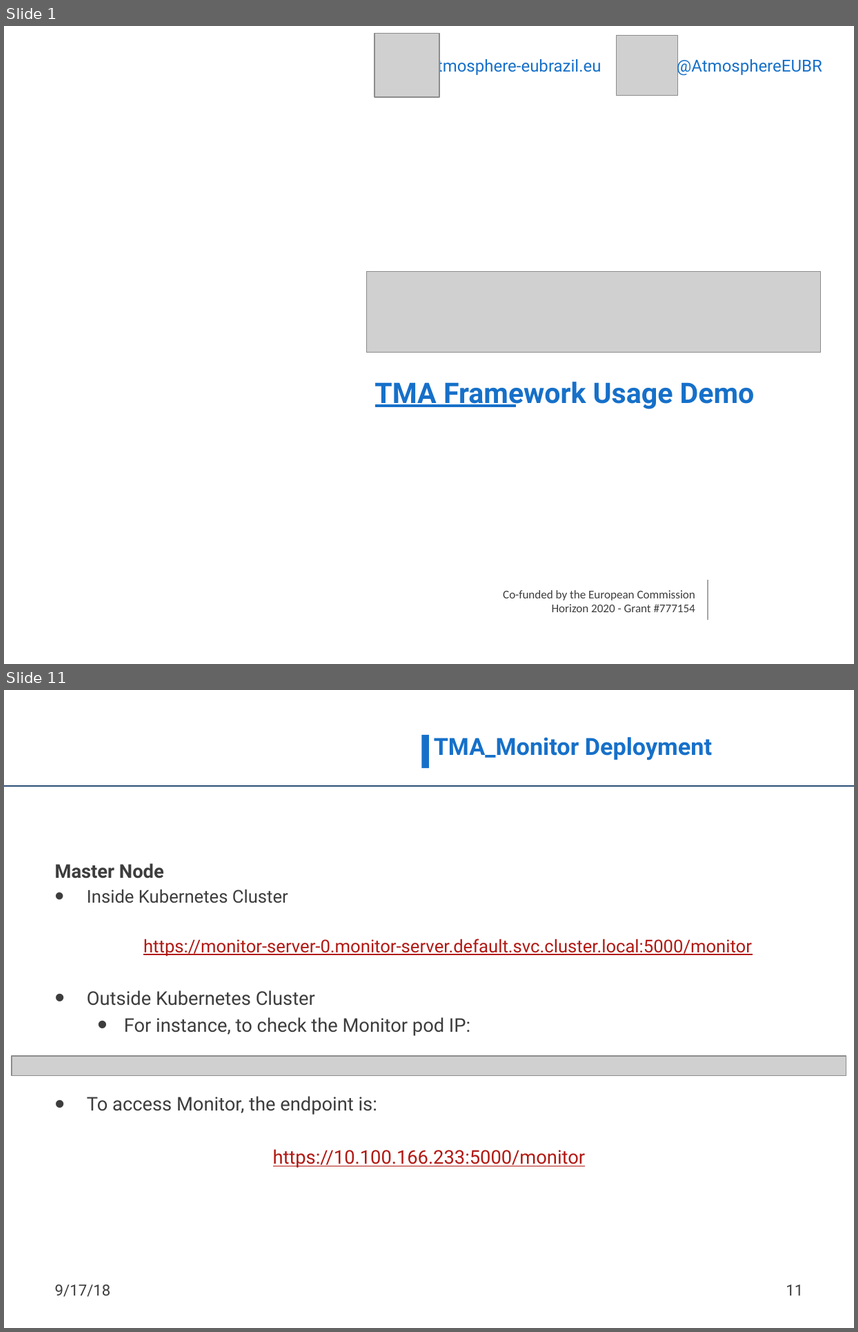
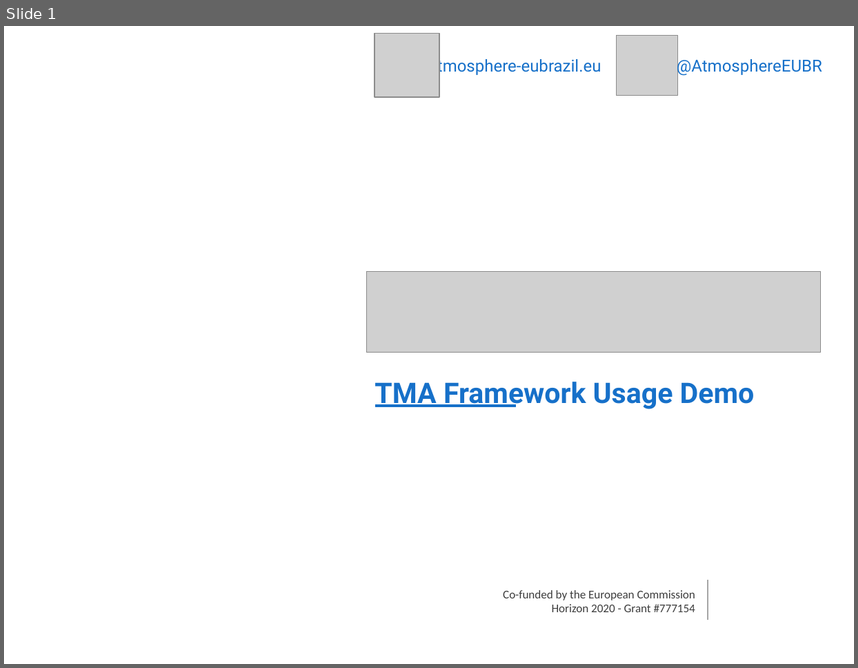
Before and after one commit to nmsa/tma-framework, a slide deck: documents/ATMOSPHERE_TMA_Framework_usage.pptx. Shown one above the other, each under a label of ours: slides 1 and 11 before the commit, slide 1 after it; the slides between them are not shown. The pictures are 858x1332 and 858x668 pixels, drawn with LibreOffice and Linux fonts; fonts in the diff are those of the drawing; grey boxes stand for pictures; background and template pictures are left out. Boxes give left, top, right and bottom in pixels: in the first picture for what was removed or moved away, otherwise in the second. Text is boxed around its words. In the diff, an @@ line names an element or a change of style, - is before the commit and + after.

```diff
--- a/documents/ATMOSPHERE_TMA_Framework_usage.pptx
+++ b/documents/ATMOSPHERE_TMA_Framework_usage.pptx
@@ slide 11 removed at box(4, 690, 854, 1328), background picture (left out) @@
@@ rectangle removed at box(421, 735, 429, 768) @@
@@ title removed at box(434, 737, 712, 760) @@
-TMA_Monitor Deployment
@@ line removed from (4, 786) to (854, 786) @@
@@ text removed at box(55, 863, 752, 1167) @@
-Master Node
-• Inside Kubernetes Cluster
-https://monitor-server-0.monitor-server.default.svc.cluster.local:5000/monitor
-• Outside Kubernetes Cluster
-  • For instance, to check the Monitor pod IP:
-• To access Monitor, the endpoint is:
-https://10.100.166.233:5000/monitor
@@ picture removed at box(12, 1056, 846, 1075) @@
@@ text removed at box(55, 1284, 111, 1297) @@
-9/17/18
@@ page number removed at box(786, 1284, 803, 1295) @@
-11
```
Also in this commit, not shown: 32 slides changed.
